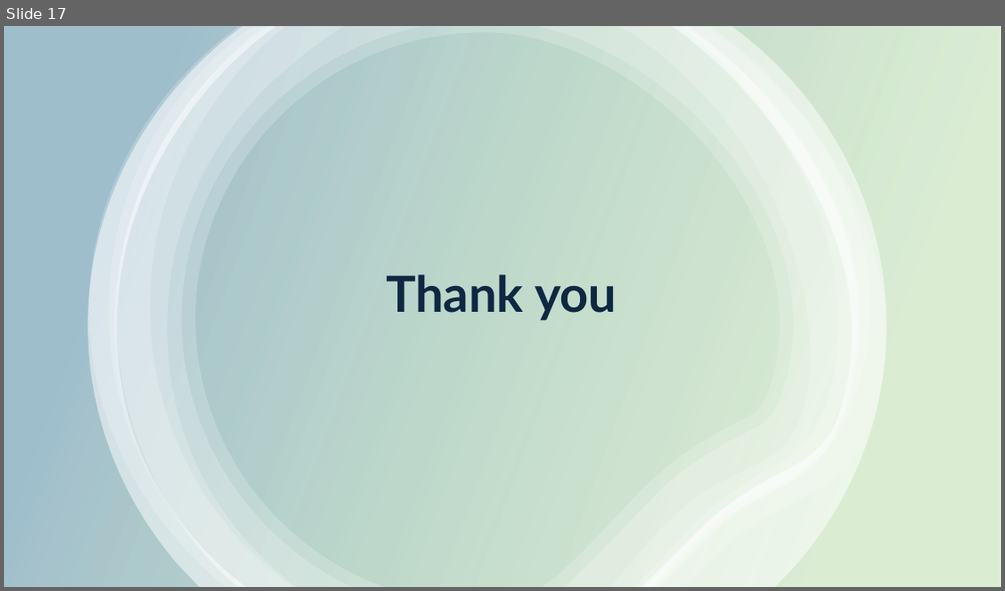
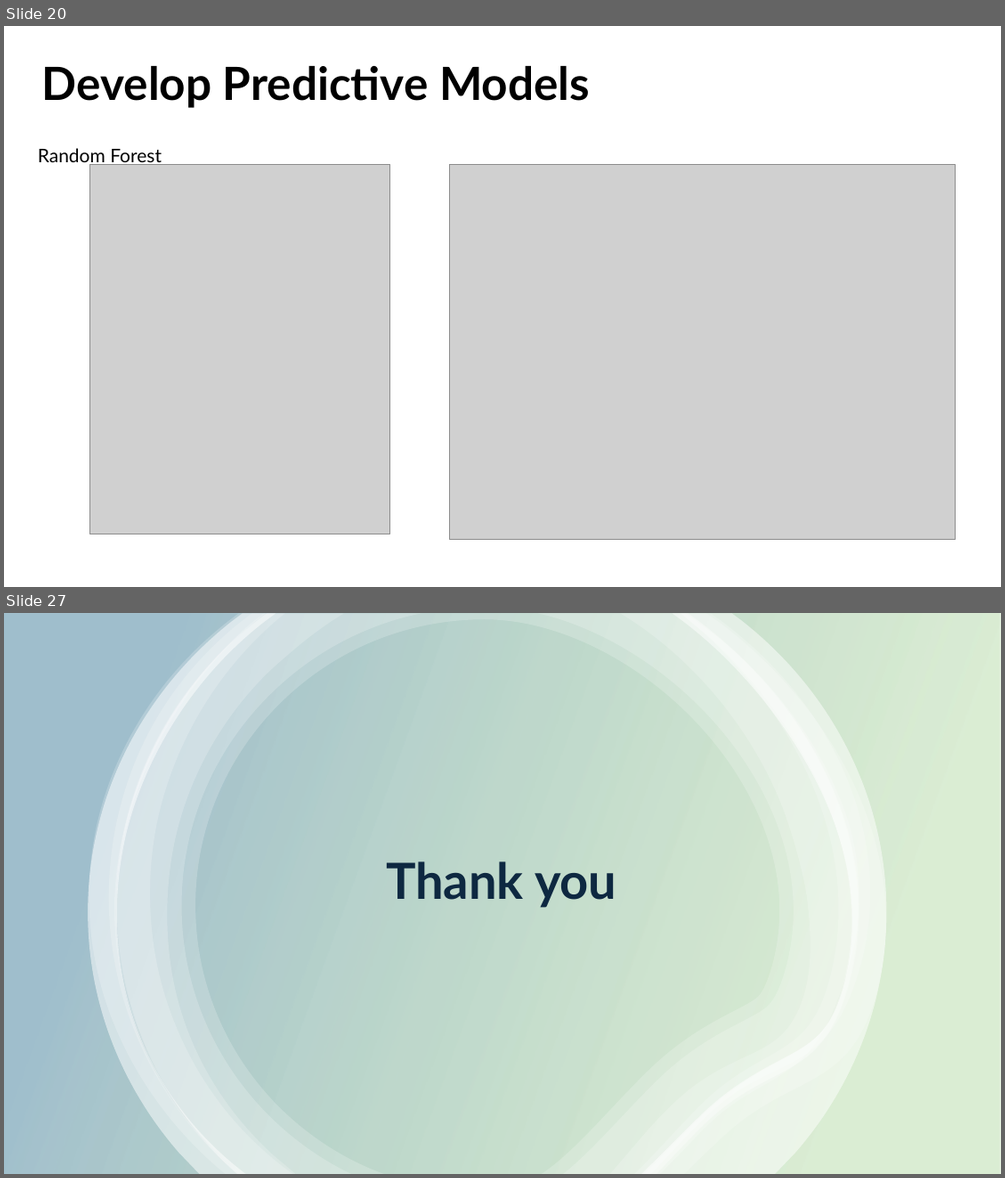
Before and after one commit to akshayparate123/Analysis-of-Adverse-Drug-Effects-Using-Big-Data-and-Cloud-Computing, a slide deck: PPT/Analysis of Adverse Drug Effects Using Big Data.pptx. Shown one above the other, each under a label of ours: slide 17 before the commit, slides 20 and 27 after it; the slides between them are not shown. The pictures are 1005x591 and 1005x1178 pixels, drawn with LibreOffice and Linux fonts; fonts in the diff are those of the drawing; grey boxes stand for pictures. Boxes give left, top, right and bottom in pixels: in the first picture for what was removed or moved away, otherwise in the second. Text is boxed around its words. In the diff, an @@ line names an element or a change of style, - is before the commit and + after.

```diff
--- a/PPT/Analysis of Adverse Drug Effects Using Big Data.pptx
+++ b/PPT/Analysis of Adverse Drug Effects Using Big Data.pptx
@@ slide 20 added at bbox=[4, 26, 1001, 587], background #FFFFFF @@
@@ title added at bbox=[42, 66, 590, 108], 44 pt, text #000000, bold @@
+Develop Predictive Models
@@ text added at bbox=[38, 148, 162, 166], 18 pt, text #000000 @@
+Random Forest
@@ picture added at bbox=[90, 164, 390, 534] @@
@@ picture added at bbox=[450, 164, 955, 539] @@
@@ what was slide 17 is now slide 27 @@
```
Also in this commit, not shown: 9 slides changed, 15 other slides added, 6 slides removed, 5 other files.
